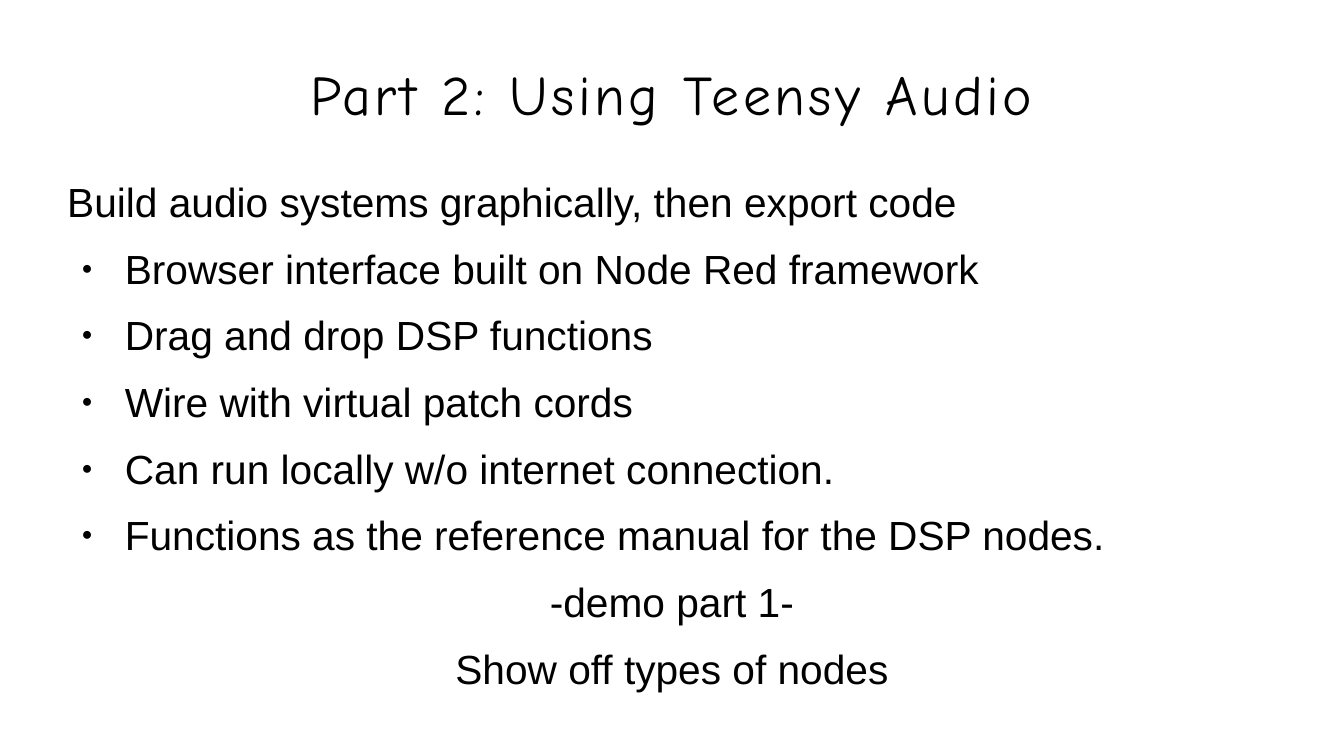
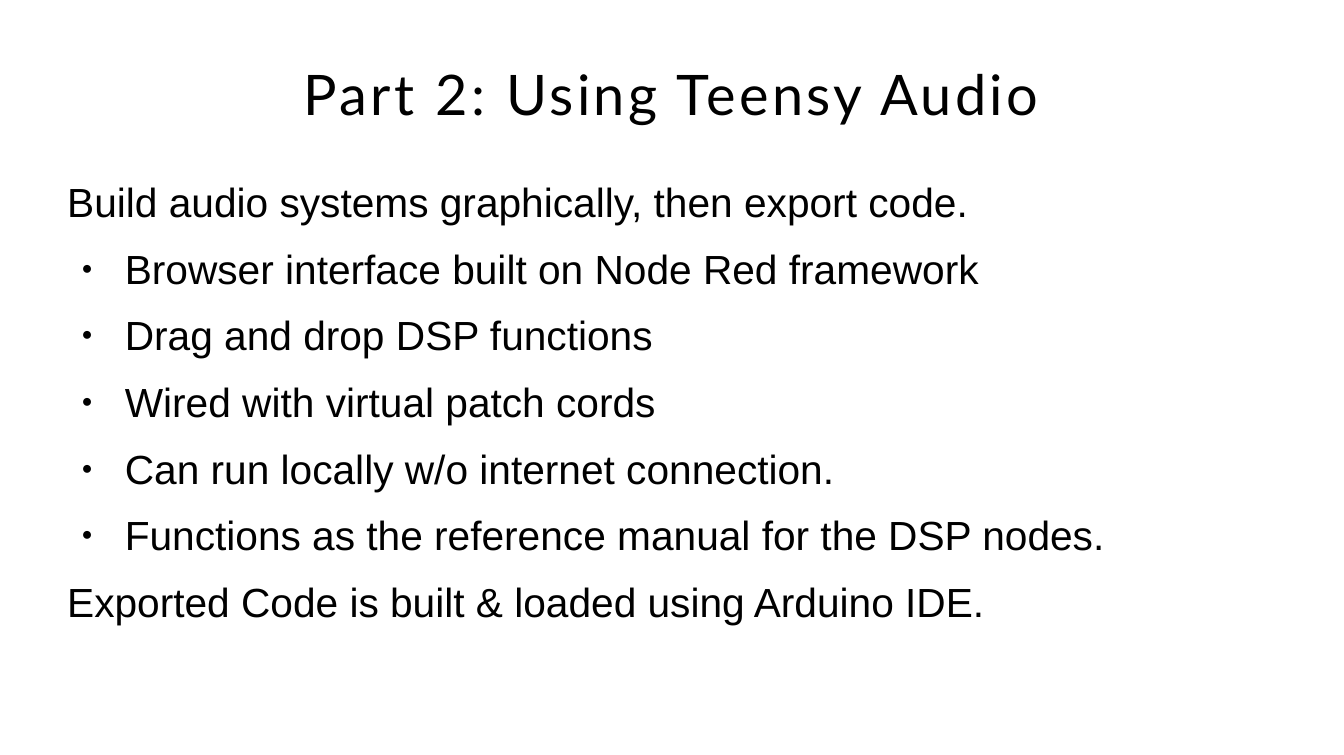
Before and after one commit to Jacquot-SFE/Teensy-synth-platform, a slide deck: slide 6 of presentation/slides/teensy-synthesis.odp (slide 5 before the commit). Drawn at 1344x755 pixels with LibreOffice and Linux fonts; fonts in the diff are those of the drawing; background and template pictures are left out. Boxes give left, top, right and bottom in pixels: in the first picture for what was removed or moved away, otherwise in the second. Text is boxed around its words. In the diff, an @@ line names an element or a change of style, - is before the commit and + after.

```diff
--- a/presentation/slides/teensy-synthesis.odp
+++ b/presentation/slides/teensy-synthesis.odp
@@ title "Part 2: Using Teensy Audio" at <box>304,73,1038,125</box>: font Comic Neue to Lato @@
@@ text at <box>67,187,967,225</box>: text changed @@
-Build audio systems graphically, then export code
+Build audio systems graphically, then export code.
@@ text at <box>125,387,655,425</box>: text changed @@
-● Wire with virtual patch cords
+● Wired with virtual patch cords
@@ text at <box>67,587,984,625</box>: text changed @@
--demo part 1-
-Show off types of nodes
+Exported Code is built & loaded using Arduino IDE.
```
Also in this commit, not shown: 27 other slides changed, 1 slide added, 11 other files.
